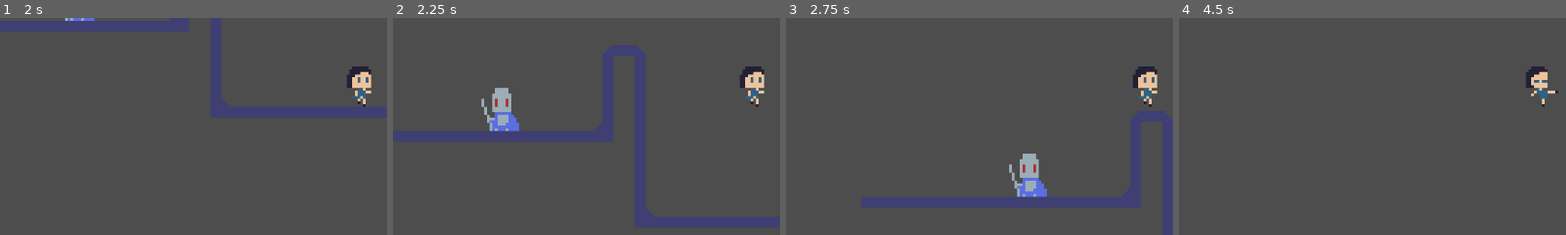
Above: before the commit, frames 1-4 (left to right).
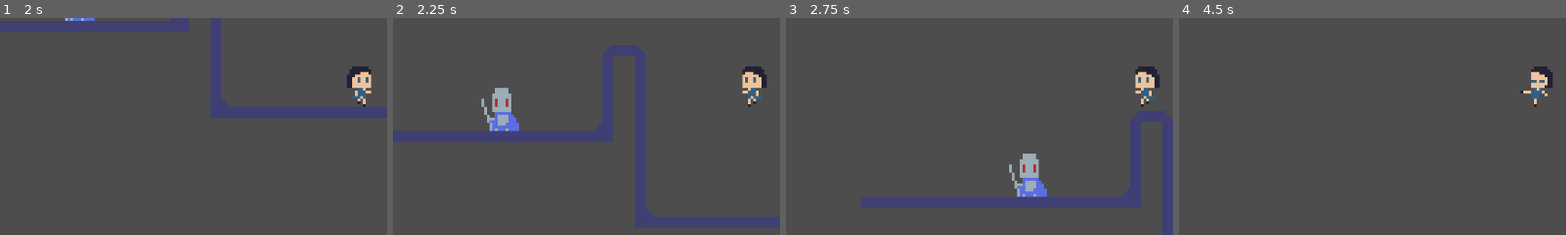
Above: after the commit, the same moments.

Repository: radulfx86/explore_mvania
Game: Godot game, scene res://levels/test_level.tscn
Same seed, same stepped clock (60 frames per second), same inputs: the game is played once before the commit and once after it.
Inputs:
- Up to frame 1 (2 s): tap Enter at 0.5 s; hold D (move_right) from 0.53 s (still down); tap Space (jump) at 0.6, 0.77, 1.07, 1.52, 1.55, 1.82 s; tap Q (attack_melee) at 1.35 s
- Up to frame 2 (2.25 s): release D (move_right) at 2.03 s; hold A (move_left) from 2.03 s (still down); tap Space (jump) at 2.1 s
- Up to frame 3 (2.75 s): keep holding A (move_left)
- Up to frame 4 (4.5 s): release A (move_left) at 2.78 s; hold D (move_right) 2.78-4.28 s; tap Q (attack_melee) at 2.85, 4.35 s; tap Space (jump) at 3.02, 3.05, 3.32, 3.6, 3.77, 4.07 s; hold A (move_left) from 4.28 s (still down)
The pictures show only the part of the screen within x 4-53%, y 35-84%; the shares and areas given below are measured in that part.

Frame 1 is identical in both runs. In frame 2, 0.5% of the frame differs, in the area x 89-97%, y 24-42%; in frame 3, 0.5%; in frame 4, 0.7%, in the area x 88-98%, y 22-42%.

Commit message:
flip animation and hurt box

Diff:
--- a/levels/hero.gd
+++ b/levels/hero.gd
@@ -38,7 +38,6 @@
 				print("hit %s with %s enemy?: %s" % [body, capabilities.abilities[capabilities.active_ability].name, body.is_in_group("enemies")])
 				#if body.is_in_group("enemies"):q
 				var enemy: CharBase = body
-				print("overlapping enemy: %s" % enemy)
 				enemy.apply_dmg(capabilities.dmg)
 
 func handle_idle(_target: Hero) -> void:
@@ -46,14 +45,14 @@
 func handle_move(_target: Hero) -> void:
 	direction.x = Input.get_axis("move_left","move_right")
 	if direction:
+		animation.flip_h = direction.x < 0
+		hurt.scale.x = sign(direction.x) * abs(hurt.scale.x)
 		velocity.x = direction.x * capabilities.speed
 	else:
 		velocity.x = move_toward(velocity.x, 0, capabilities.speed)
 func handle_jump(_target: Hero) -> void:
-	print("handle jump")
 	if is_on_floor():
-		print("jump")
 		velocity.y = capabilities.jump
-
 func handle_attack(_target: Hero) -> void:
-	print("handle_attack")
+	# nothing to do
+	pass
